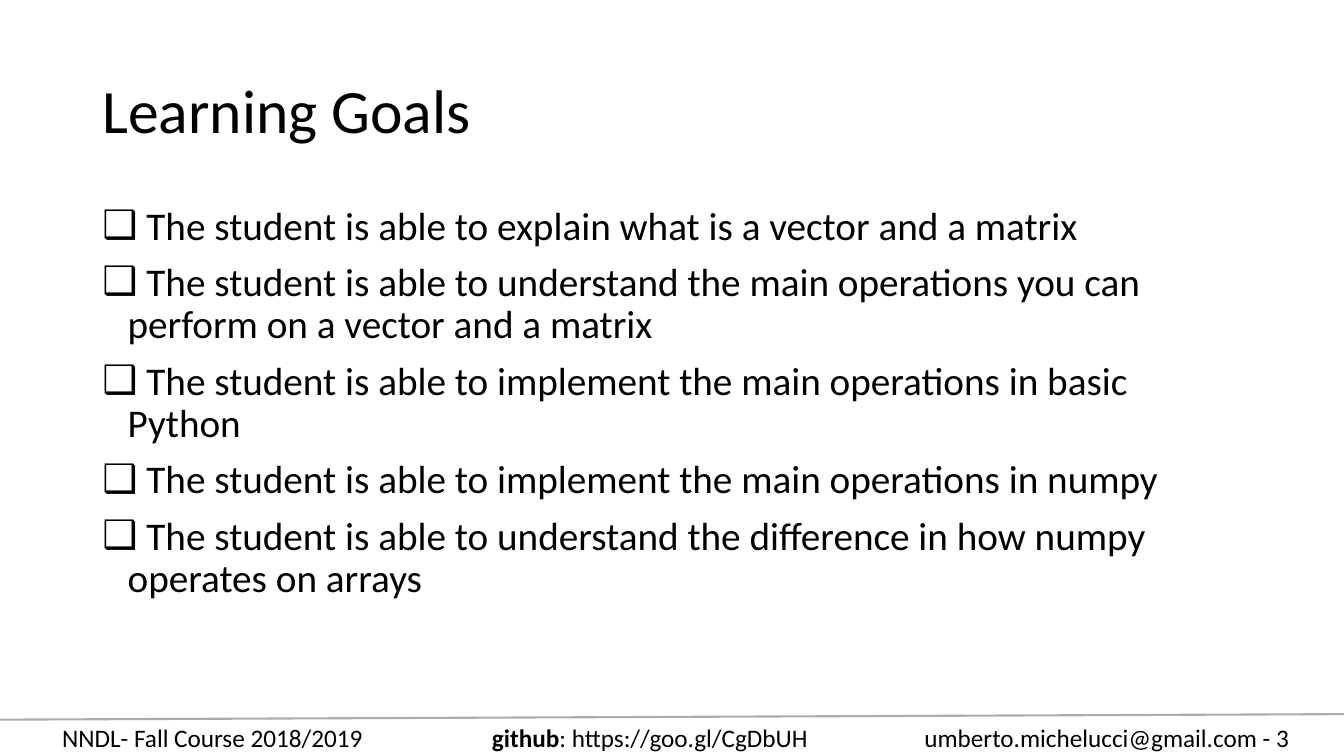
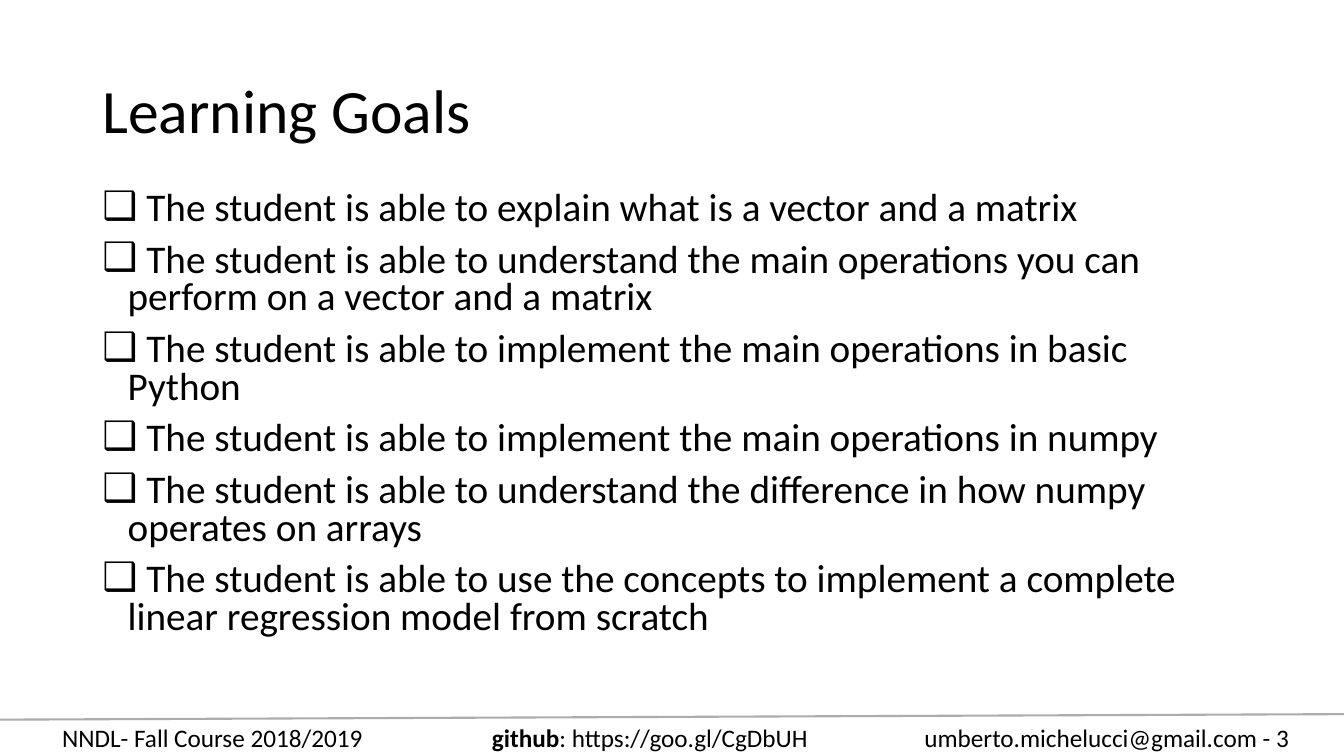
Before and after one commit to toelt-llc/COURSE-zhaw-dlcourse-spring2019, a slide deck: slide 3 of Week 1 - Mathematic introduction/Week1_learning_goals_material.pptx. Drawn at 1344x756 pixels with LibreOffice and Linux fonts; fonts in the diff are those of the drawing. Boxes give left, top, right and bottom in pixels: in the first picture for what was removed or moved away, otherwise in the second. Text is boxed around its words. In the diff, an @@ line names an element or a change of style, - is before the commit and + after.

```diff
--- a/Week 1 - Mathematic introduction/Week1_learning_goals_material.pptx
+++ b/Week 1 - Mathematic introduction/Week1_learning_goals_material.pptx
@@ text "The student is able to ...": place and size @@
-text "The student is able to ..." at <box>128,212,1157,599</box>
+text "The student is able to ..." at <box>128,193,1176,637</box>
@@ text at <box>128,193,1157,548</box>: line spacing 0.9 to 0.8 @@
@@ text at <box>128,564,1176,637</box>: paragraph added @@
+❑ The student is able to use the concepts to implement a complete linear regression model from scratch
```
Also in this commit, not shown: 1 other slide changed, 6 slides added, 8 other files.
